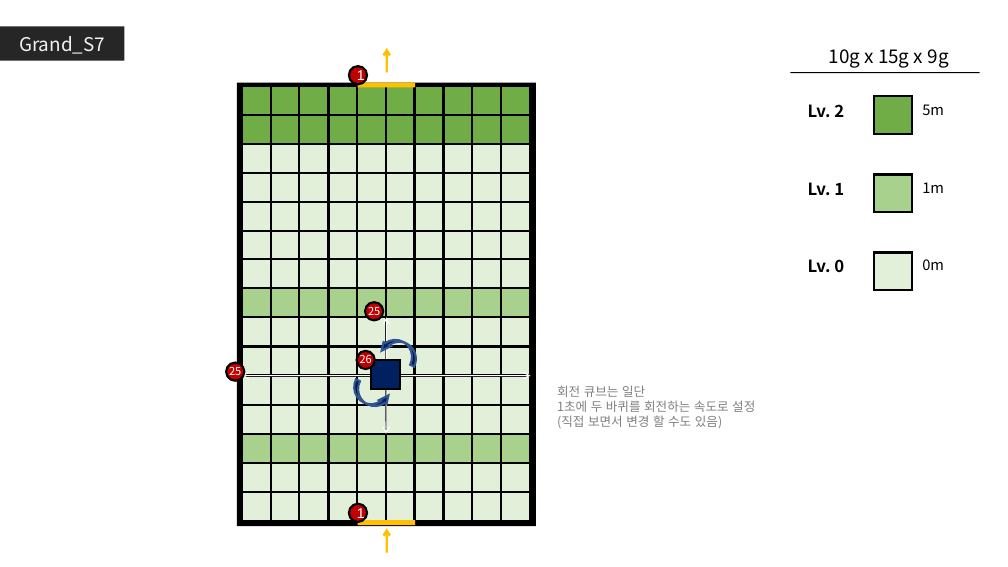
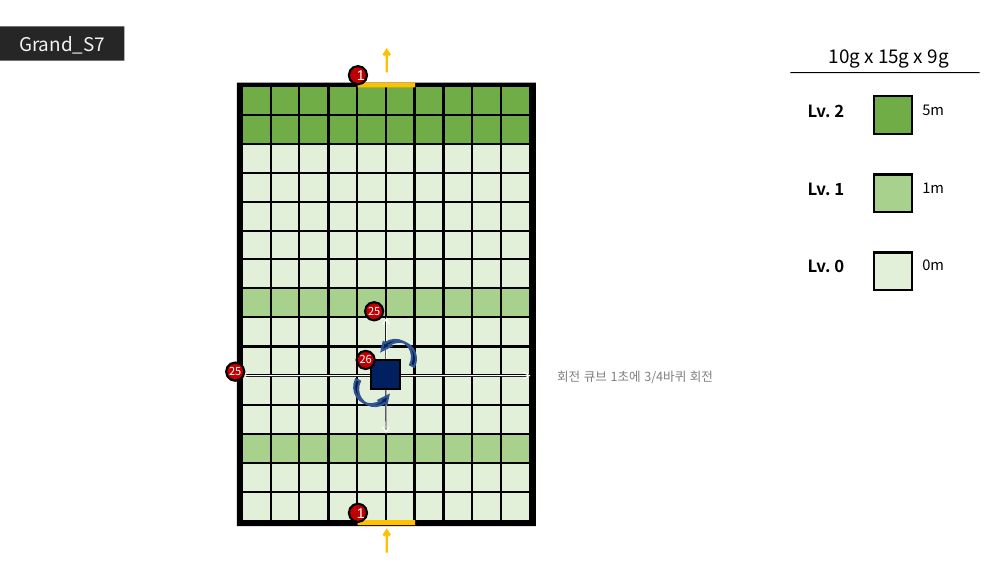
Before and after one commit to GGMGangsterHamster/GangsterHamster, a slide deck: slide 10 of Documents/Grand_Stage.pptx. Drawn at 1008x567 pixels with LibreOffice and Linux fonts; fonts in the diff are those of the drawing. Boxes give left, top, right and bottom in pixels: in the first picture for what was removed or moved away, otherwise in the second. Text is boxed around its words. In the diff, an @@ line names an element or a change of style, - is before the commit and + after.

```diff
--- a/Documents/Grand_Stage.pptx
+++ b/Documents/Grand_Stage.pptx
@@ text at (557, 370, 713, 383): text changed @@
-회전 큐브는 일단
-1초에 두 바퀴를 회전하는 속도로 설정
-(직접 보면서 변경 할 수도 있음)
+회전 큐브 1초에 3/4바퀴 회전
```
Also in this commit, not shown: 3 other slides changed, 1 other file.
